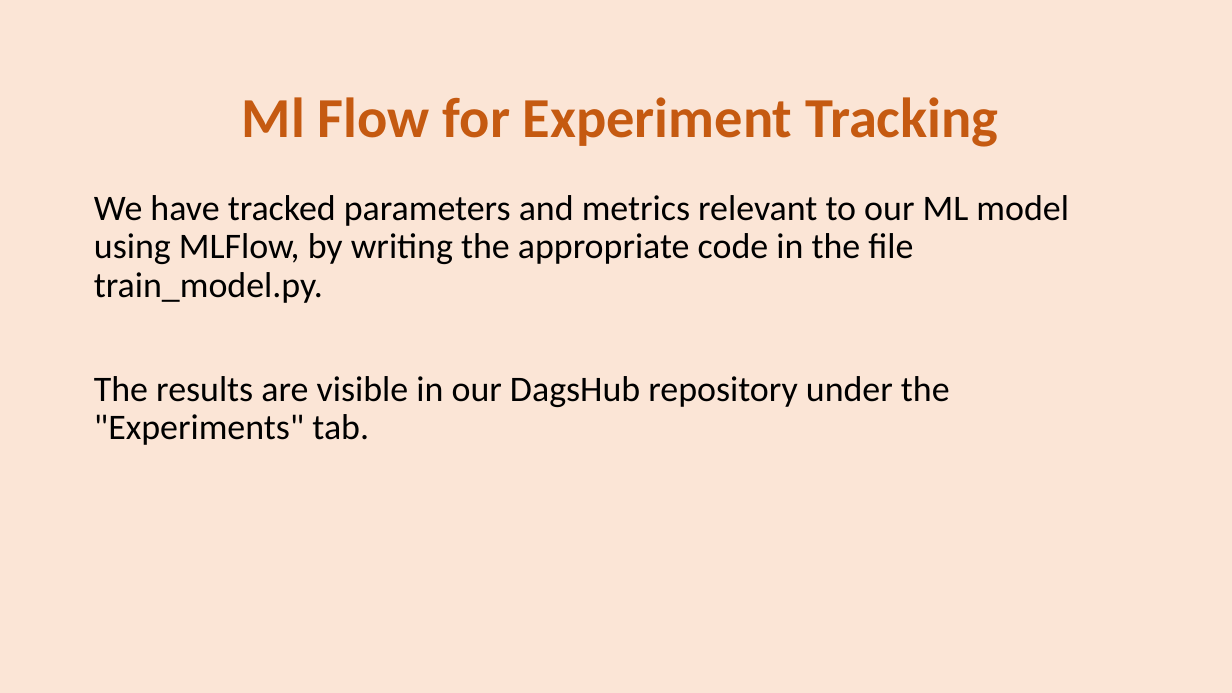
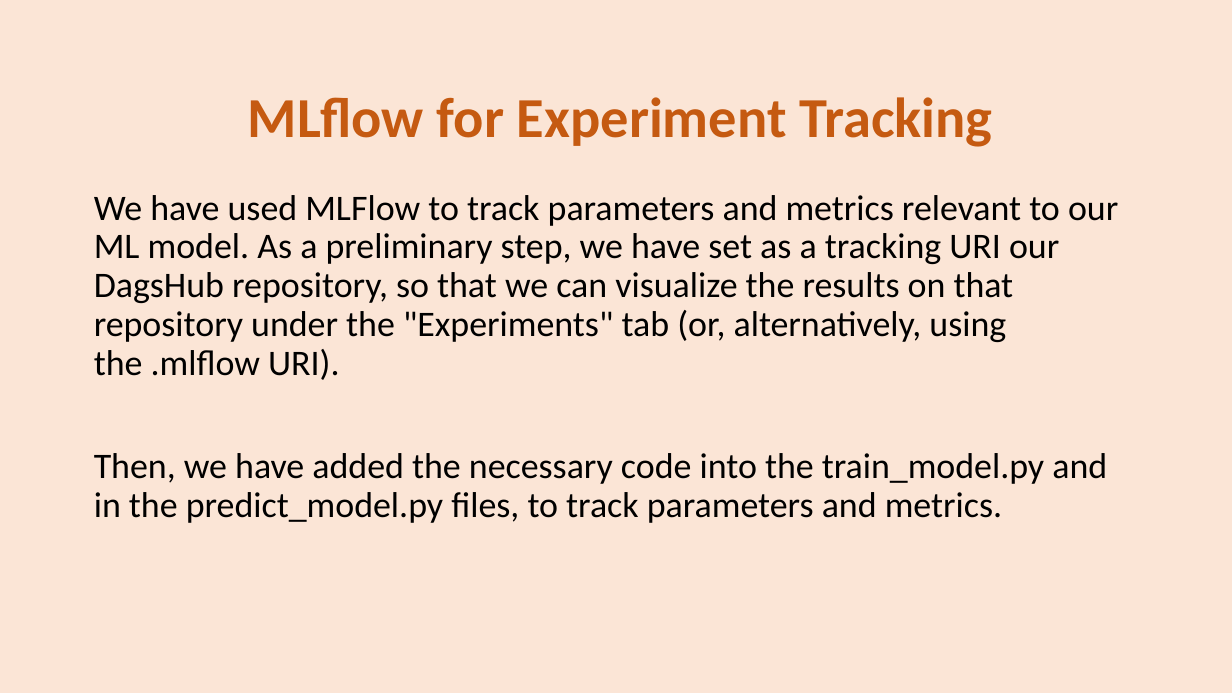
Before and after one commit to se4ai2223-uniba/architectural-style-recognition, a slide deck: slide 13 of docs/ArchiNet Team-Milestone 2.pptx. Drawn at 1232x693 pixels with LibreOffice and Linux fonts; fonts in the diff are those of the drawing. Boxes give left, top, right and bottom in pixels: in the first picture for what was removed or moved away, otherwise in the second. Text is boxed around its words. In the diff, an @@ line names an element or a change of style, - is before the commit and + after.

```diff
--- a/docs/ArchiNet Team-Milestone 2.pptx
+++ b/docs/ArchiNet Team-Milestone 2.pptx
@@ title at [248, 97, 992, 147]: text changed @@
-Ml Flow for Experiment Tracking
+MLflow for Experiment Tracking
@@ text at [94, 195, 1118, 523]: text changed @@
-We have tracked parameters and metrics relevant to our ML model using MLFlow, by writing the appropriate code in the file train_model.py.
-The results are visible in our DagsHub repository under the "Experiments" tab.
+We have used MLFlow to track parameters and metrics relevant to our ML model. As a preliminary step, we have set as a tracking URI our DagsHub repository, so that we can visualize the results on that repository under the "Experiments" tab (or, alternatively, using the .mlflow URI).
+Then, we have added the necessary code into the train_model.py and in the predict_model.py files, to track parameters and metrics.
```
Also in this commit, not shown: 5 other slides changed, 3 slides added, 1 slide removed.
